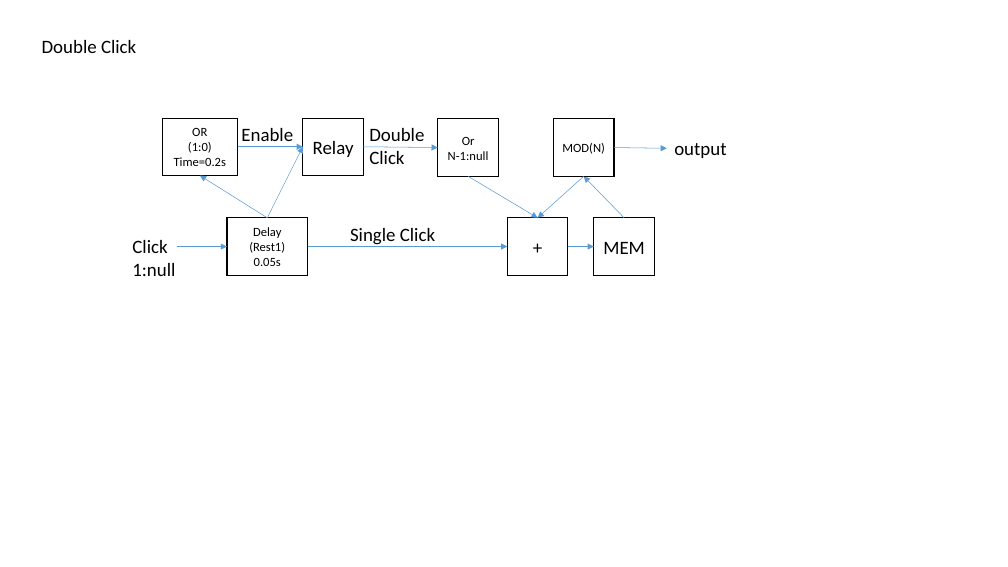
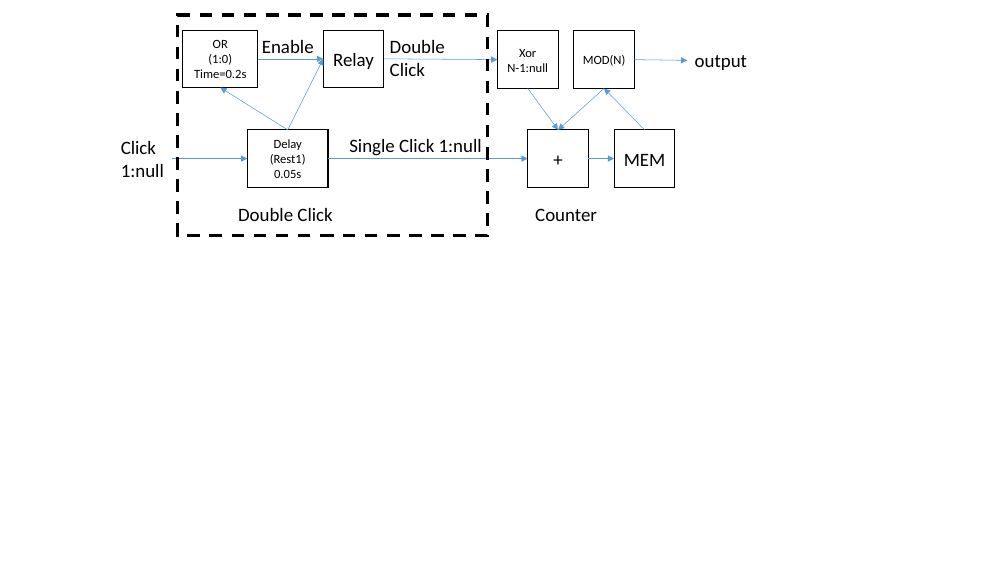
Before and after one commit to panhao4812/GameTools, a slide deck: slide 8 of BaroAngEditor/BaroAngEditor/mods/Lines.pptx (slide 6 before the commit). Drawn at 1008x567 pixels with LibreOffice and Linux fonts; fonts in the diff are those of the drawing. Boxes give left, top, right and bottom in pixels: in the first picture for what was removed or moved away, otherwise in the second. Text is boxed around its words. In the diff, an @@ line names an element or a change of style, - is before the commit and + after.

Commit message:
update

```diff
--- a/BaroAngEditor/BaroAngEditor/mods/Lines.pptx
+++ b/BaroAngEditor/BaroAngEditor/mods/Lines.pptx
@@ rectangle added at [178,15,488,236], outline #000000 3 pt dashed @@
@@ arrow moved from (364, 147) - (438, 147) to (384, 59) - (498, 60) @@
@@ rectangle "Xor": place and size @@
-rectangle "Xor" at [438,119,498,176]
+rectangle "Xor" at [498,31,558,88]
@@ text in rectangle at [519,49,536,57]: text changed @@
-Or
+Xor
@@ arrow moved from (268, 218) - (200, 175) to (288, 130) - (220, 88) @@
@@ arrow moved from (468, 176) - (538, 218) to (528, 88) - (558, 130) @@
@@ arrow moved from (614, 147) - (667, 148) to (634, 60) - (687, 60) @@
@@ text "Click": place and size @@
-text "Click" at [132,240,175,276]
+text "Click" at [121,141,164,177]
@@ text at [349,139,482,156]: text changed @@
-Single Click
+Single Click 1:null
@@ arrow moved from (177, 247) - (227, 247) to (172, 159) - (247, 159) @@
@@ 6 rectangles, 6 arrows, 3 texts: place and size @@
-6 rectangles, 6 arrows, 3 texts at [163,118,726,275]
+6 rectangles, 6 arrows, 3 texts at [183,30,747,188]
@@ text "Double Click": place and size @@
-text "Double Click" at [42,40,136,53]
+text "Double Click" at [238,208,332,221]
@@ text added at [535,208,597,221], 18 pt, text #000000 @@
+Counter
```
Also in this commit, not shown: 3 other slides changed, 1 slide added.
